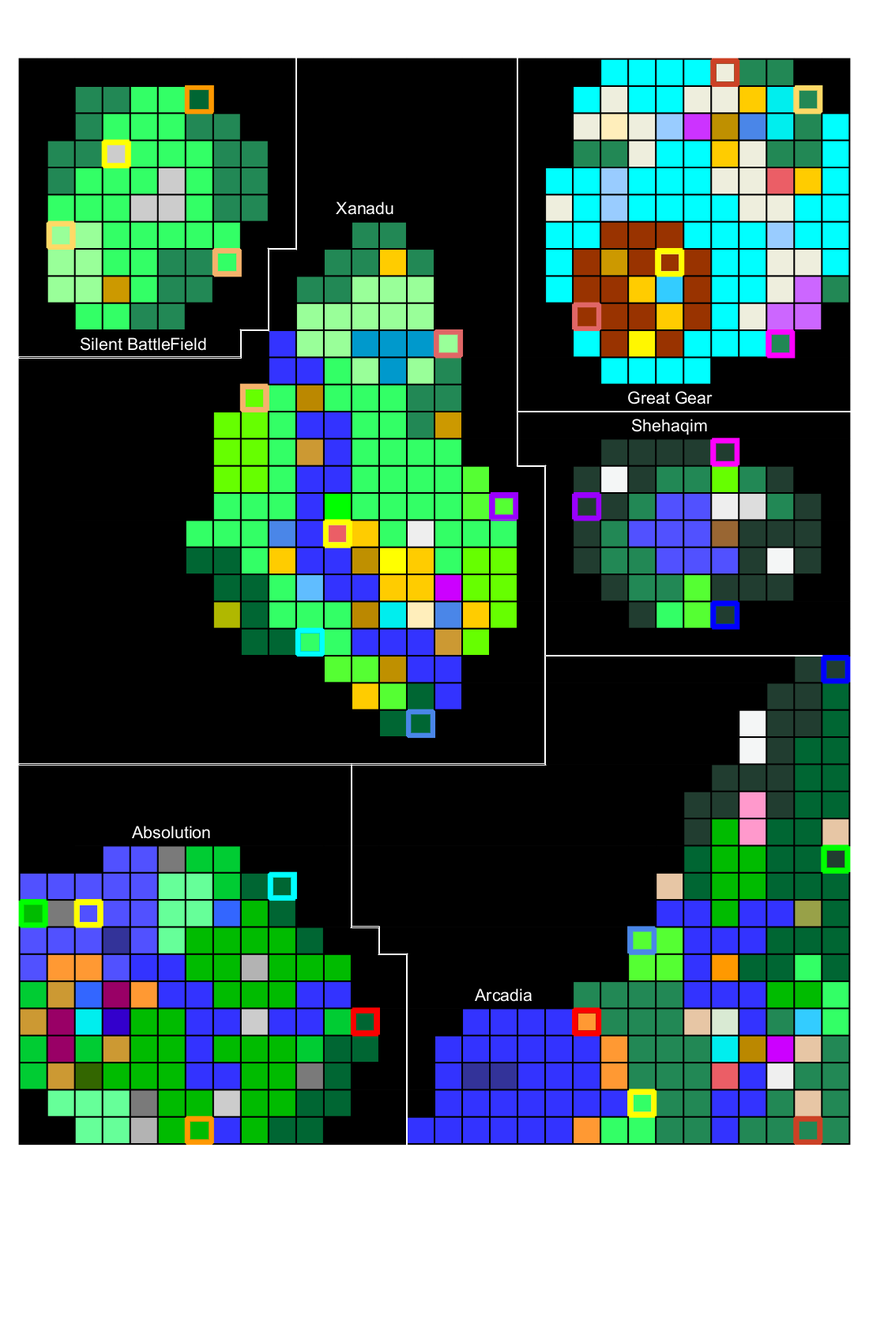
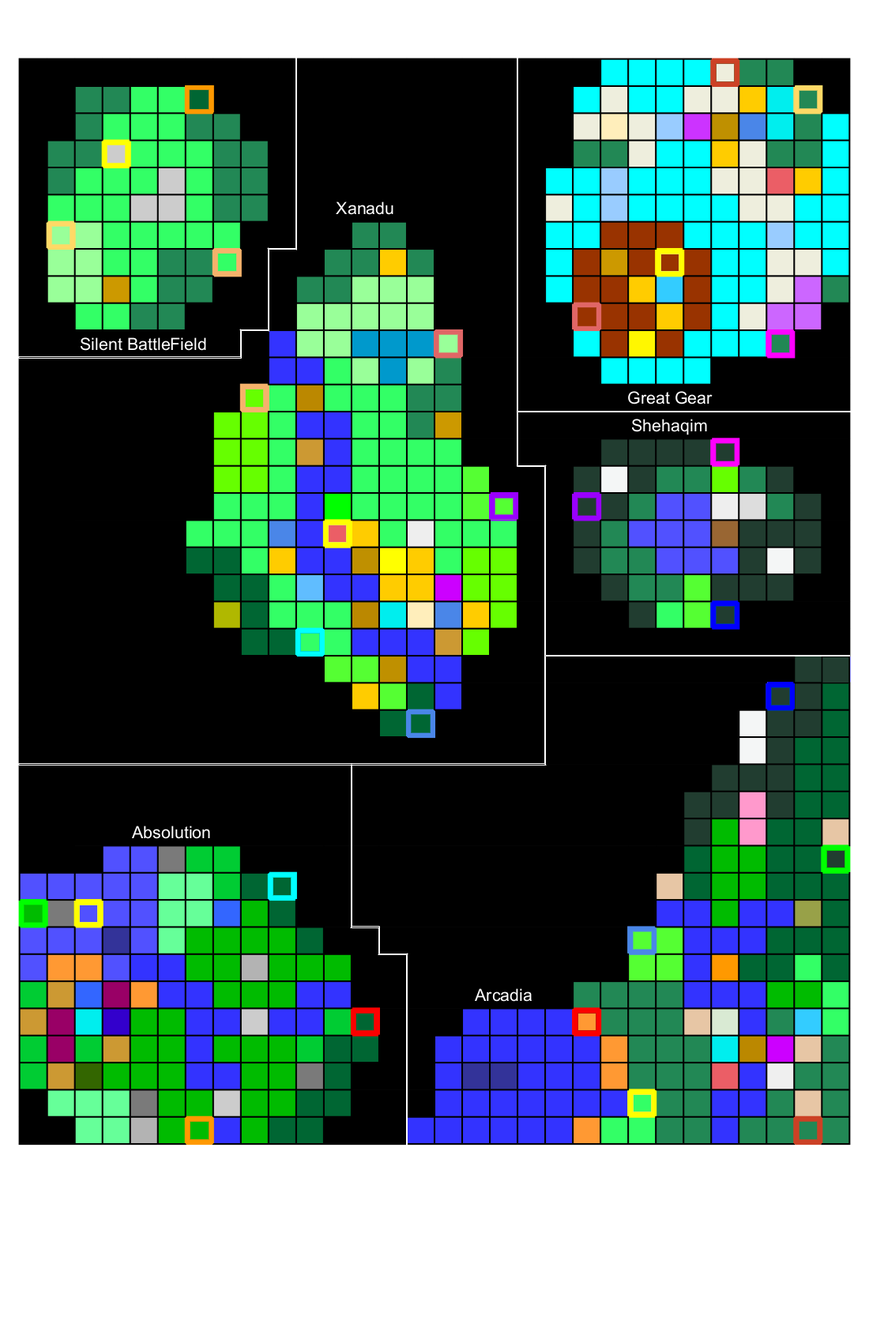
Revision of a layered 869px x 1343px image; what changed, layer by layer:
painted on "plscks copy of the map - Elysium.pdf" over <box>765,655,851,712</box>
